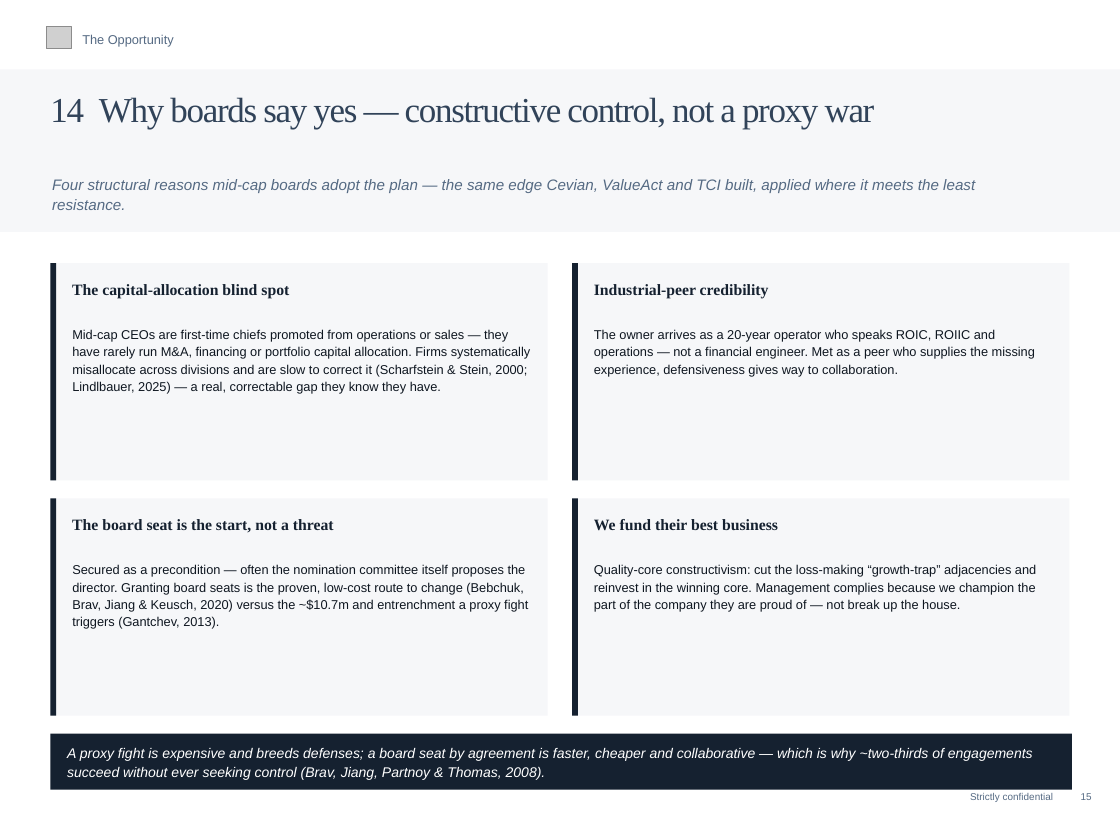
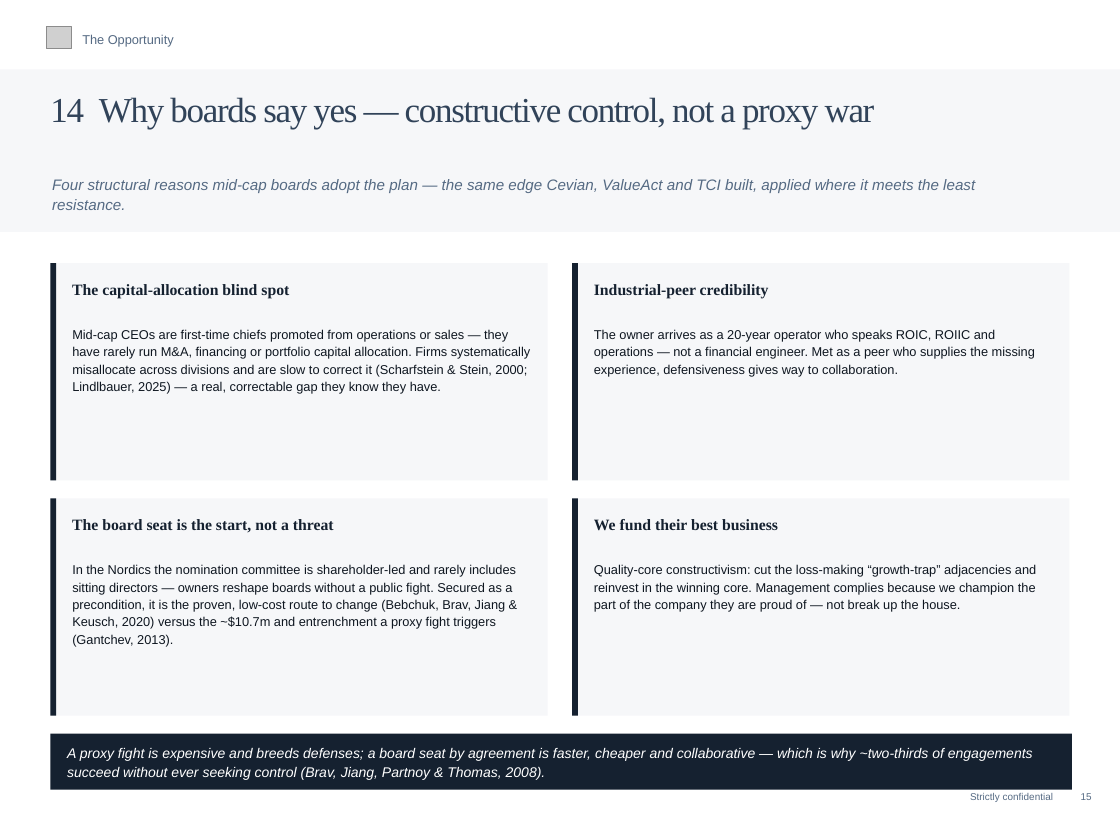
Before and after one commit to charette-lab/Claude, a slide deck: slide 17 of Athanase_Engaged_Ownership_Allocator_Deck.pptx. Drawn at 1120x840 pixels with LibreOffice and Linux fonts; fonts in the diff are those of the drawing; grey boxes stand for pictures. Boxes give left, top, right and bottom in pixels: in the first picture for what was removed or moved away, otherwise in the second. Text is boxed around its words. In the diff, an @@ line names an element or a change of style, - is before the commit and + after.

```diff
--- a/Athanase_Engaged_Ownership_Allocator_Deck.pptx
+++ b/Athanase_Engaged_Ownership_Allocator_Deck.pptx
@@ text at [72,564,516,647]: text changed @@
-Secured as a precondition — often the nomination committee itself proposes the director. Granting board seats is the proven, low-cost route to change (Bebchuk, Brav, Jiang & Keusch, 2020) versus the ~$10.7m and entrenchment a proxy fight triggers (Gantchev, 2013).
+In the Nordics the nomination committee is shareholder-led and rarely includes sitting directors — owners reshape boards without a public fight. Secured as a precondition, it is the proven, low-cost route to change (Bebchuk, Brav, Jiang & Keusch, 2020) versus the ~$10.7m and entrenchment a proxy fight triggers (Gantchev, 2013).
```
Also in this commit, not shown: 38 other slides changed, 1 slide added, 1 other file.
